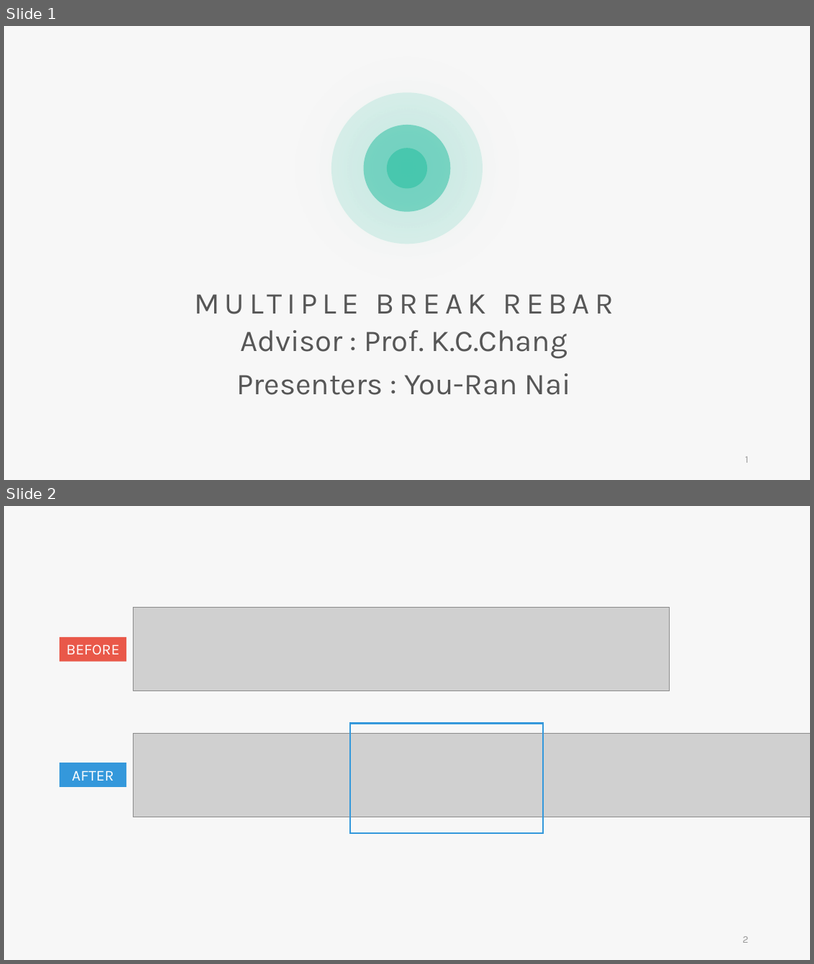
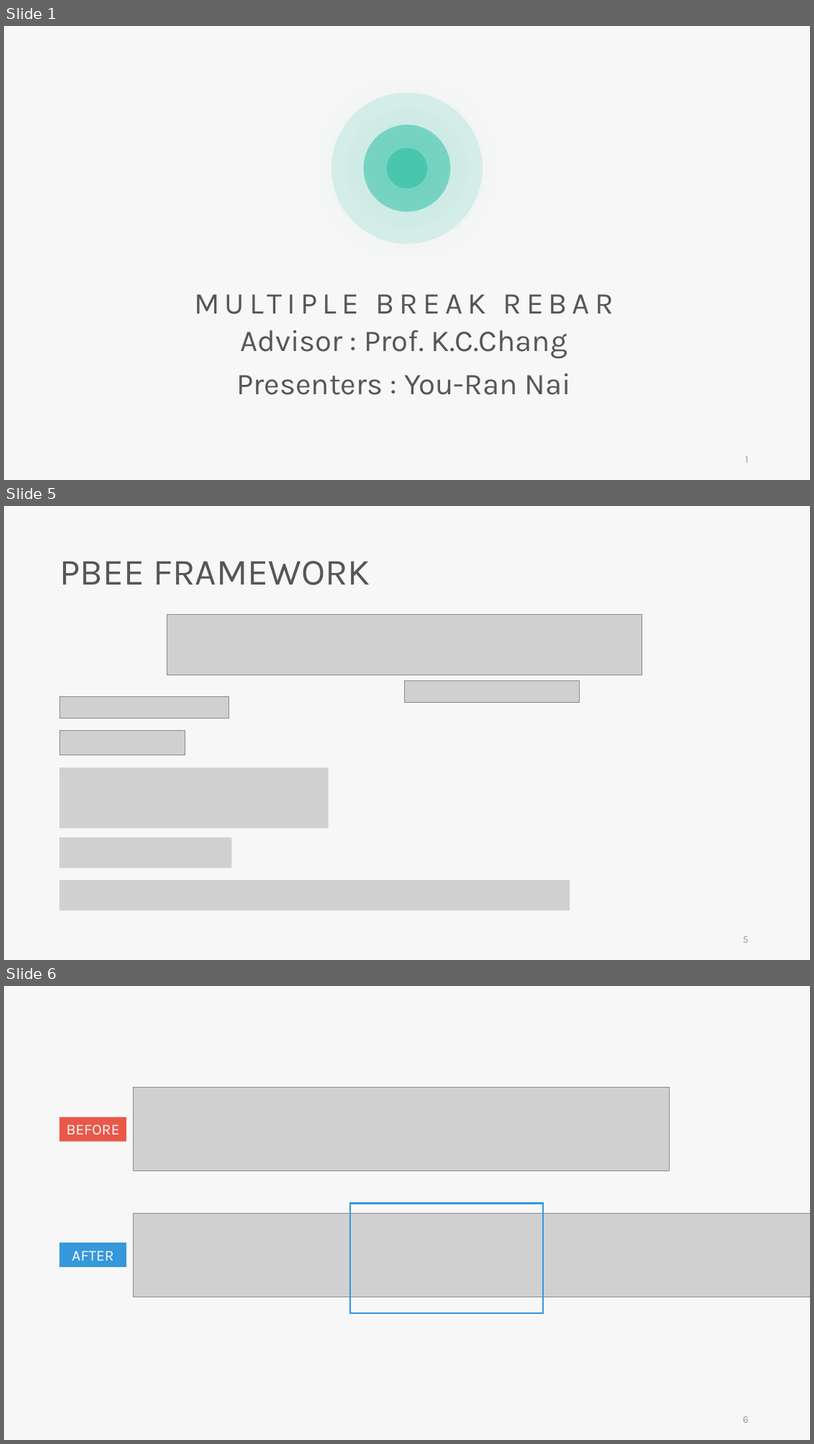
Before and after one commit to skyran1278/VbaProject, a slide deck: 20180126_SmartSplice/20180920_Meeting/20180920 Meeting.pptx. Shown one above the other, each under a label of ours: slides 1 and 2 before the commit, slides 1, 5 and 6 after it; the slides between them are not shown. The pictures are 814x964 and 814x1444 pixels, drawn with LibreOffice and Linux fonts; fonts in the diff are those of the drawing; grey boxes stand for pictures. Boxes give left, top, right and bottom in pixels: in the first picture for what was removed or moved away, otherwise in the second. Text is boxed around its words. In the diff, an @@ line names an element or a change of style, - is before the commit and + after.

```diff
--- a/20180126_SmartSplice/20180920_Meeting/20180920 Meeting.pptx
+++ b/20180126_SmartSplice/20180920_Meeting/20180920 Meeting.pptx
@@ slide 5 added at bbox=[4, 506, 810, 960], background #F7F7F7 @@
@@ text added at bbox=[59, 561, 370, 585], 44 pt, text #565656 @@
+PBEE FRAMEWORK
@@ picture added at bbox=[167, 614, 642, 674] @@
@@ picture added at bbox=[59, 697, 229, 718] @@
@@ picture added at bbox=[405, 681, 580, 702] @@
@@ picture added at bbox=[59, 731, 185, 755] @@
@@ picture added at bbox=[59, 767, 329, 828] @@
@@ picture added at bbox=[59, 837, 232, 867] @@
@@ picture added at bbox=[59, 880, 570, 910] @@
@@ page number added at bbox=[743, 936, 749, 942], 12 pt, text #9A9A9A @@
+5
@@ what was slide 2 is now slide 6 @@
@@ page number at bbox=[743, 1416, 749, 1422]: text changed @@
-2
+6
```
Also in this commit, not shown: 3 slides changed, 4 other slides added.
